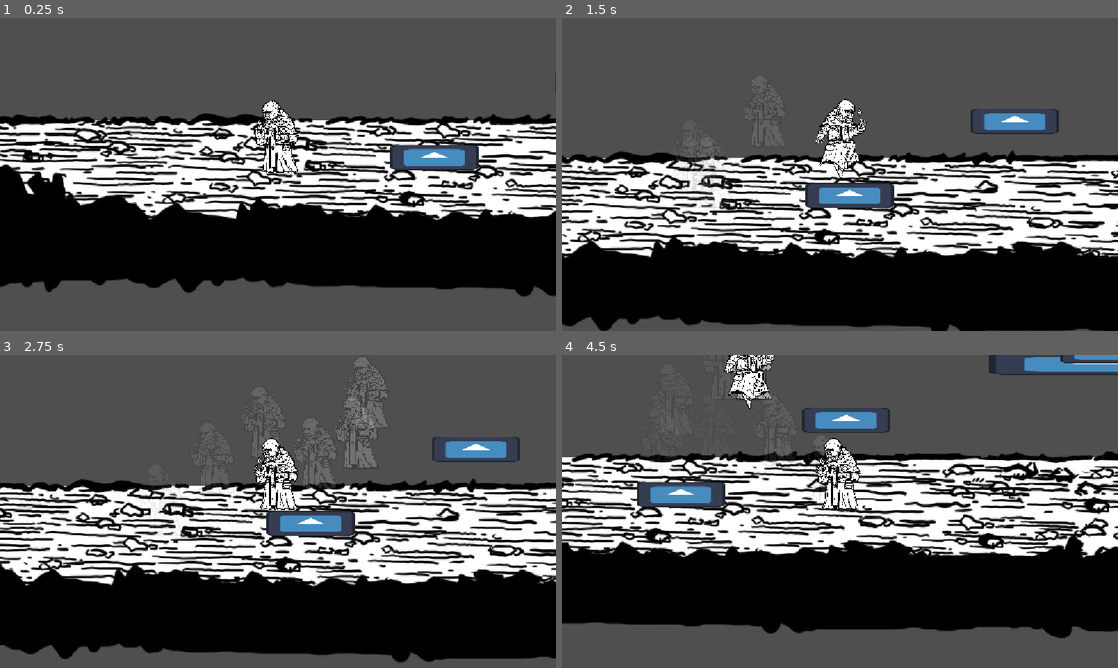
Above: before the commit, frames 1-4 (two rows, left to right).
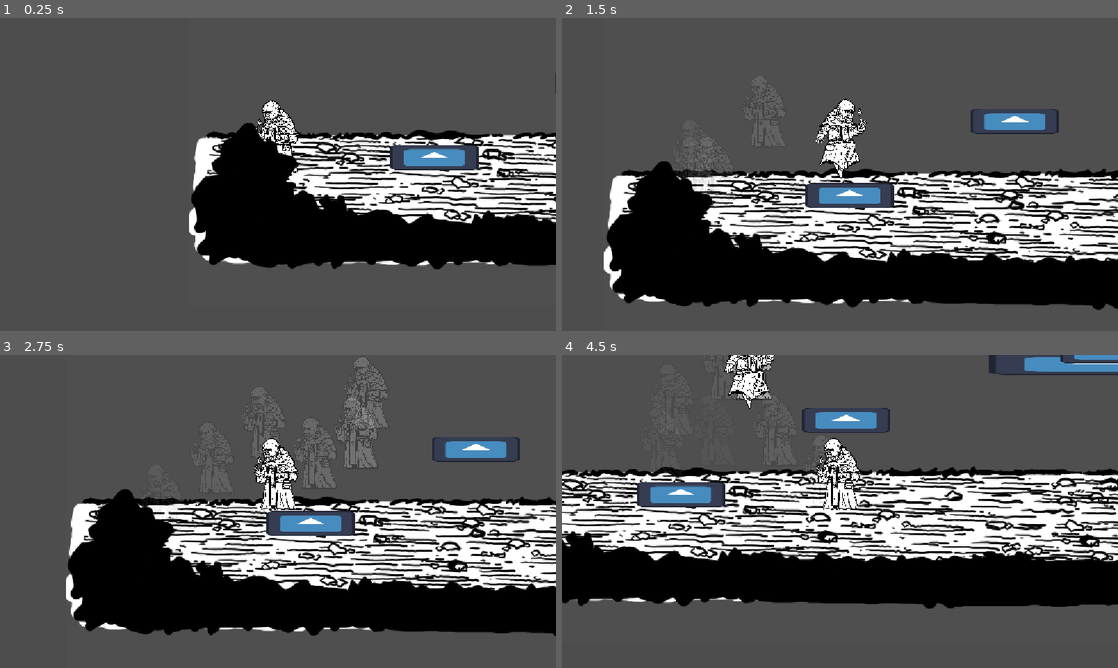
Above: after the commit, the same moments.

Repository: gostke/timeverns
Game: Godot game, scene res://levels/level_1.tscn
Same seed, same stepped clock (60 frames per second), same inputs: the game is played once before the commit and once after it. The engine's default icon, where the game draws it, is replaced by a stand-in: a white triangle on a blue panel in a dark square.
Inputs:
- Up to frame 1 (0.25 s): no input
- Up to frame 2 (1.5 s): tap Enter at 0.5 s; hold D (right) from 0.53 s (still down); tap 1 (clone, bound only before the commit) at 0.6 s; tap W (up) at 0.77, 1.07 s; tap Q (drop) at 0.8, 1.35 s
- Up to frame 3 (2.75 s): tap W (up) at 1.52, 1.82, 2.3 s; tap E (use) at 1.55, 2.1 s; release D (right) at 2.03 s; hold A (left) from 2.03 s (still down)
- Up to frame 4 (4.5 s): release A (left) at 2.78 s; hold D (right) 2.78-4.28 s; tap W (up) at 2.85, 3.02, 3.32, 3.77, 4.07 s; tap 1 (clone, bound only before the commit) at 3.05, 3.6 s; tap Q (drop) at 3.8, 4.35 s; hold A (left) from 4.28 s (still down)

The runs differ from the first frame. In frame 1, 37% of the frame differs, in the area x 0-100%, y 30-90%; in frame 2, 32%; in frame 3, 33%; in frame 4, 30%.

Commit message:
moving platforms + la bomba

Diff:
--- /dev/null
+++ b/items/bomb.gd
@@ -0,0 +1,14 @@
+extends Item
+class_name Bomb
+
+@onready var fuze: Timer = $Fuze
+
+func on_pick_up() -> void:
+	if fuze.is_stopped():
+		fuze.start()
+
+func on_put_down() -> void:
+	pass
+
+func _on_fuze_timeout() -> void:
+	queue_free()
--- /dev/null
+++ b/items/bomb.tscn
@@ -0,0 +1,39 @@
+[gd_scene load_steps=4 format=3 uid="uid://6ci323i4f7tr"]
+
+[ext_resource type="Texture2D" uid="uid://bqxn11rl4ljcr" path="res://icon.svg" id="1_amjlg"]
+[ext_resource type="Script" uid="uid://4jgqfk4bgoa3" path="res://items/bomb.gd" id="1_lnnoo"]
+
+[sub_resource type="CircleShape2D" id="CircleShape2D_amjlg"]
+radius = 14.0
+
+[node name="Bomb" type="RigidBody2D"]
+collision_layer = 4
+script = ExtResource("1_lnnoo")
+
+[node name="Sprite2D2" type="Sprite2D" parent="."]
+modulate = Color(0.24115604, 0.24115604, 0.24115604, 1)
+position = Vector2(1.999999, -14.999999)
+rotation = 0.43392003
+scale = Vector2(0.025031628, 0.09970809)
+texture = ExtResource("1_amjlg")
+
+[node name="Sprite2D" type="Sprite2D" parent="."]
+modulate = Color(0.24115604, 0.24115604, 0.24115604, 1)
+scale = Vector2(0.2, 0.2)
+texture = ExtResource("1_amjlg")
+
+[node name="Sprite2D3" type="Sprite2D" parent="."]
+modulate = Color(0.9886679, 0.5103827, 0, 1)
+position = Vector2(4, -20.000002)
+rotation = 0.43392003
+scale = Vector2(0.037462853, 0.03644002)
+texture = ExtResource("1_amjlg")
+
+[node name="CollisionShape2D" type="CollisionShape2D" parent="."]
+shape = SubResource("CircleShape2D_amjlg")
+
+[node name="Fuze" type="Timer" parent="."]
+wait_time = 6.0
+one_shot = true
+
+[connection signal="timeout" from="Fuze" to="." method="_on_fuze_timeout"]
--- a/items/item.gd
+++ b/items/item.gd
@@ -4,6 +4,5 @@
 
 var picked: bool = false
 
-@abstract func use() -> void
 @abstract func on_pick_up() -> void
 @abstract func on_put_down() -> void
--- /dev/null
+++ b/levels/interactable/moving_platform.gd
@@ -0,0 +1,15 @@
+extends PathFollow2D
+
+@export var speed: float = 16
+@export var switch: Switch
+@export var always_active: bool = false
+
+func _ready() -> void:
+	if always_active:
+		loop = true
+
+func _physics_process(_delta: float) -> void:
+	if (switch and switch.is_pressed) or always_active:
+		progress += speed
+	else:
+		progress -= speed
--- /dev/null
+++ b/levels/interactable/moving_platform.tscn
@@ -0,0 +1,9 @@
+[gd_scene load_steps=2 format=3 uid="uid://dw6qwrqm6i7u8"]
+
+[ext_resource type="Script" uid="uid://dssm3swcv1nl5" path="res://levels/interactable/moving_platform.gd" id="1_l3muf"]
+
+[node name="MovingPlatform" type="PathFollow2D"]
+rotates = false
+loop = false
+script = ExtResource("1_l3muf")
+speed = 2.0
--- a/levels/level_1.tscn
+++ b/levels/level_1.tscn
@@ -38,8 +38,8 @@
 shape = SubResource("WorldBoundaryShape2D_vn7o3")
 
 [node name="FloorSecond" type="Sprite2D" parent="WorldFloor" index="1"]
-position = Vector2(938.21155, 374)
-scale = Vector2(0.7621648, 0.7346154)
+position = Vector2(1011, 432.00003)
+scale = Vector2(0.6, 0.6)
 texture = ExtResource("3_l53as")
 
 [node name="Human" parent="." index="2" instance=ExtResource("2_jirdo")]
@@ -136,8 +136,8 @@
 position = Vector2(827, 449)
 
 [node name="FloorFIrst" type="Sprite2D" parent="." index="5"]
-position = Vector2(926.9999, 213.00002)
-scale = Vector2(0.818028, 0.9701322)
+position = Vector2(991, 409)
+scale = Vector2(0.6, 0.6)
 texture = ExtResource("8_3sk1a")
 
 [editable path="Environment/Door"]
--- a/levels/test_level.tscn
+++ b/levels/test_level.tscn
@@ -1,11 +1,23 @@
-[gd_scene load_steps=6 format=3 uid="uid://dnmjf8ylqqjhr"]
+[gd_scene load_steps=11 format=3 uid="uid://dnmjf8ylqqjhr"]
 
 [ext_resource type="PackedScene" uid="uid://cwisekllj2ety" path="res://levels/template_level.tscn" id="1_46lwt"]
 [ext_resource type="Texture2D" uid="uid://bqxn11rl4ljcr" path="res://icon.svg" id="2_x25rp"]
 [ext_resource type="PackedScene" uid="uid://efahif683vjg" path="res://player/human.tscn" id="3_gmgay"]
 [ext_resource type="PackedScene" uid="uid://tfal2q2qqu0e" path="res://items/test_item.tscn" id="4_w7r7j"]
+[ext_resource type="PackedScene" uid="uid://dw6qwrqm6i7u8" path="res://levels/interactable/moving_platform.tscn" id="5_o6mel"]
+[ext_resource type="PackedScene" uid="uid://6ci323i4f7tr" path="res://items/bomb.tscn" id="5_ur00s"]
+[ext_resource type="PackedScene" uid="uid://cbro1fup3i8uv" path="res://levels/pressure_plate.tscn" id="6_e7anx"]
 
 [sub_resource type="WorldBoundaryShape2D" id="WorldBoundaryShape2D_46lwt"]
+
+[sub_resource type="Curve2D" id="Curve2D_e7anx"]
+_data = {
+"points": PackedVector2Array(0, 0, 0, 0, 121, 3, 0, 0, 0, 0, 121, -228)
+}
+point_count = 2
+
+[sub_resource type="RectangleShape2D" id="RectangleShape2D_o6mel"]
+size = Vector2(126, 28)
 
 [node name="TestLevel" instance=ExtResource("1_46lwt")]
 
@@ -27,8 +39,46 @@
 position = Vector2(0, -52)
 zoom = Vector2(2, 2)
 
-[node name="TestItem" parent="." index="4" instance=ExtResource("4_w7r7j")]
-position = Vector2(-278, -75)
+[node name="TestItem" parent="Items" index="0" instance=ExtResource("4_w7r7j")]
+position = Vector2(-317, -17)
 
-[node name="TestItem2" parent="." index="5" instance=ExtResource("4_w7r7j")]
+[node name="TestItem3" parent="Items" index="1" instance=ExtResource("4_w7r7j")]
+position = Vector2(-317, -52)
+
+[node name="TestItem4" parent="Items" index="2" instance=ExtResource("4_w7r7j")]
+position = Vector2(-316, -87)
+
+[node name="TestItem5" parent="Items" index="3" instance=ExtResource("4_w7r7j")]
+position = Vector2(-316, -123)
+
+[node name="TestItem6" parent="Items" index="4" instance=ExtResource("4_w7r7j")]
+position = Vector2(-316, -158)
+
+[node name="TestItem7" parent="Items" index="5" instance=ExtResource("4_w7r7j")]
+position = Vector2(-316, -158)
+
+[node name="TestItem2" parent="Items" index="6" instance=ExtResource("4_w7r7j")]
 position = Vector2(-234, -74)
+
+[node name="Bomb" parent="Items" index="7" instance=ExtResource("5_ur00s")]
+position = Vector2(-358, -15)
+
+[node name="Path2D" type="Path2D" parent="." index="5"]
+curve = SubResource("Curve2D_e7anx")
+
+[node name="MovingPlatform" parent="Path2D" index="0" node_paths=PackedStringArray("switch") instance=ExtResource("5_o6mel")]
+position = Vector2(121, 3)
+switch = NodePath("../../PressurePlate")
+
+[node name="Sprite2D" type="Sprite2D" parent="Path2D/MovingPlatform" index="0"]
+scale = Vector2(1, 0.2421875)
+texture = ExtResource("2_x25rp")
+
+[node name="AnimatableBody2D" type="AnimatableBody2D" parent="Path2D/MovingPlatform" index="1"]
+sync_to_physics = false
+
+[node name="CollisionShape2D" type="CollisionShape2D" parent="Path2D/MovingPlatform/AnimatableBody2D" index="0"]
+shape = SubResource("RectangleShape2D_o6mel")
+
+[node name="PressurePlate" parent="." index="6" instance=ExtResource("6_e7anx")]
+position = Vector2(-131, 2)
--- a/player/human.gd
+++ b/player/human.gd
@@ -42,7 +42,7 @@
 	clone_timer.start()
 
 func _process(_delta: float) -> void:
-	if Input.is_action_just_pressed("clone") and is_player:
+	if Input.is_action_just_pressed("clone_1") and is_player:
 		summon_clone()
 
 	if !is_zero_approx(velocity.x):
--- a/player/human.tscn
+++ b/player/human.tscn
@@ -118,6 +118,7 @@
 collision_layer = 0
 collision_mask = 4
 script = ExtResource("5_1ou5u")
+throw_force = Vector2(800, -400)
 
 [node name="Hand" type="Marker2D" parent="Flipper/ItemPicker"]
 position = Vector2(-28, -54)
--- a/player/item_picker.gd
+++ b/player/item_picker.gd
@@ -1,20 +1,16 @@
 extends Area2D
 class_name ItemPicker
 
-@export var throw_force: float = 10
+@export var throw_force: Vector2 = Vector2.RIGHT
 
 @onready var hand: Marker2D = $Hand
 @onready var human: Human = $"../.."
+@onready var flipper: Flipper = $".."
 
 var item: Item = null
 
 func _ready() -> void:
 	human.on_loop_reset.connect(reset)
-
-func use_item() -> void:
-	if !item:
-		return
-	item.use()
 
 func pick_up() -> void:
 	var items:= get_overlapping_bodies()
@@ -39,16 +35,22 @@
 
 func drop() -> void:
 	if item:
-		item.reparent(get_tree().current_scene.get_node("Items"))
-		item.picked = false
-		item.freeze = false
-		item.apply_central_impulse(human.velocity * human.SPEED_MULTIPLIER)
-		item = null
+		remove_item().apply_central_impulse(human.velocity * human.SPEED_MULTIPLIER)
+
+func remove_item() -> Item:
+	item.reparent(get_tree().current_scene.get_node("Items"))
+	item.picked = false
+	item.freeze = false
+	var old_item := item
+	item = null
+	return old_item
 
 func throw() -> void:
 	if item:
-		item.apply_central_impulse(Vector2.RIGHT * throw_force * 100)
-		drop()
+		var throw_dir := Vector2(1, 1)
+		if !flipper.flipped:
+			throw_dir.x = -1
+		remove_item().apply_central_impulse(throw_force * throw_dir)
 
 func reset() -> void:
 	drop()
--- a/project.godot
+++ b/project.godot
@@ -56,7 +56,7 @@
 "events": [Object(InputEventKey,"resource_local_to_scene":false,"resource_name":"","device":-1,"window_id":0,"alt_press …(192 unchanged characters)…
 ]
 }
-clone={
+clone_1={
 "deadzone": 0.2,
 "events": [Object(InputEventKey,"resource_local_to_scene":false,"resource_name":"","device":-1,"window_id":0,"alt_press …(191 unchanged characters)…
 ]
@@ -64,6 +64,16 @@
 drop={
 "deadzone": 0.2,
 "events": [Object(InputEventKey,"resource_local_to_scene":false,"resource_name":"","device":-1,"window_id":0,"alt_press …(192 unchanged characters)…
+]
+}
+clone_2={
+"deadzone": 0.2,
+"events": [Object(InputEventKey,"resource_local_to_scene":false,"resource_name":"","device":-1,"window_id":0,"alt_pressed":false,"shift_pressed":false,"ctrl_pressed":false,"meta_pressed":false,"pressed":false,"keycode":0,"physical_keycode":50,"key_label":0,"unicode":50,"location":0,"echo":false,"script":null)
+]
+}
+clone_3={
+"deadzone": 0.2,
+"events": [Object(InputEventKey,"resource_local_to_scene":false,"resource_name":"","device":-1,"window_id":0,"alt_pressed":false,"shift_pressed":false,"ctrl_pressed":false,"meta_pressed":false,"pressed":false,"keycode":0,"physical_keycode":51,"key_label":0,"unicode":51,"location":0,"echo":false,"script":null)
 ]
 }
 
Not shown, added: items/bomb.gd.uid
Not shown, added: levels/interactable/moving_platform.gd.uid
Not shown: 1 places in levels/level_1.tscn that only renumber resources
Not shown, added: sprites/BACKGROUND 1.png.import
